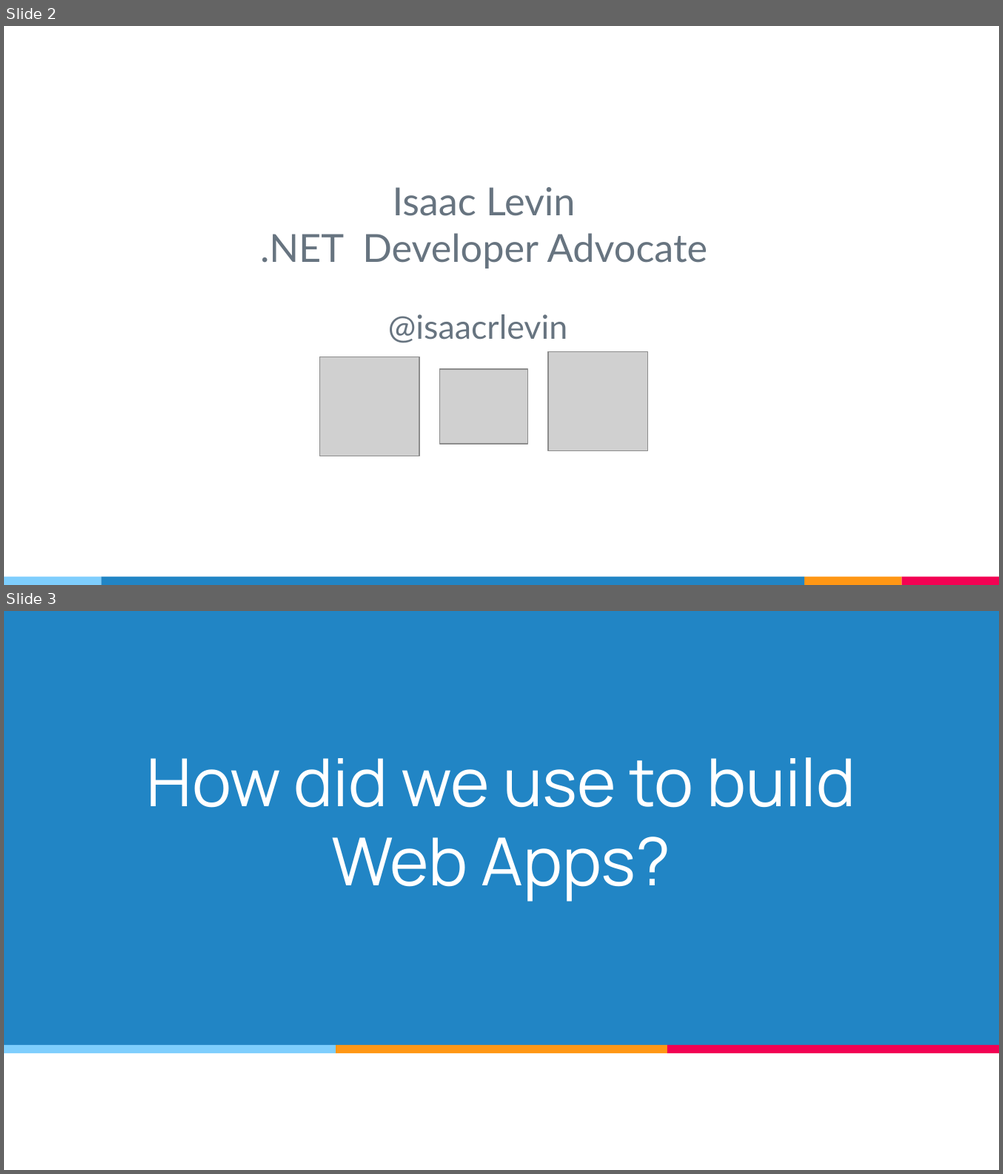
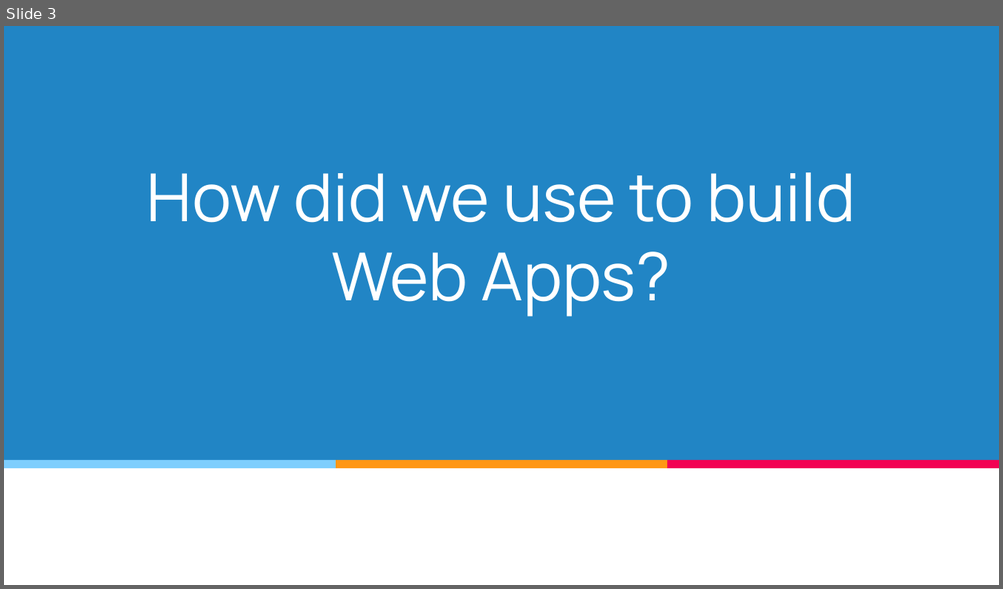
Before and after one commit to isaacrlevin/levin-talks, a slide deck: Running_ASP.NET_Core_Apps_without_a_server.pptx. Shown one above the other, each under a label of ours: slides 2 and 3 before the commit, slide 3 after it. The pictures are 1003x1174 and 1003x589 pixels, drawn with LibreOffice and Linux fonts; fonts in the diff are those of the drawing; grey boxes stand for pictures. Boxes give left, top, right and bottom in pixels: in the first picture for what was removed or moved away, otherwise in the second. Text is boxed around its words. In the diff, an @@ line names an element or a change of style, - is before the commit and + after.

```diff
--- a/Running_ASP.NET_Core_Apps_without_a_server.pptx
+++ b/Running_ASP.NET_Core_Apps_without_a_server.pptx
@@ slide 2 removed at (4,26,999,585), background #FFFFFF @@
@@ text removed at (260,187,708,269) @@
-Isaac Levin
-.NET Developer Advocate
@@ text removed at (388,315,567,343) @@
-@isaacrlevin
@@ picture removed at (319,358,418,457) @@
@@ picture removed at (548,352,648,452) @@
@@ picture removed at (440,369,527,443) @@
@@ rectangle removed at (4,577,102,585) @@
@@ rectangle removed at (102,577,805,585) @@
@@ rectangle removed at (805,577,902,585) @@
@@ rectangle removed at (901,577,999,585) @@
```
Also in this commit, not shown: 4 slides changed, 1 slide added.
